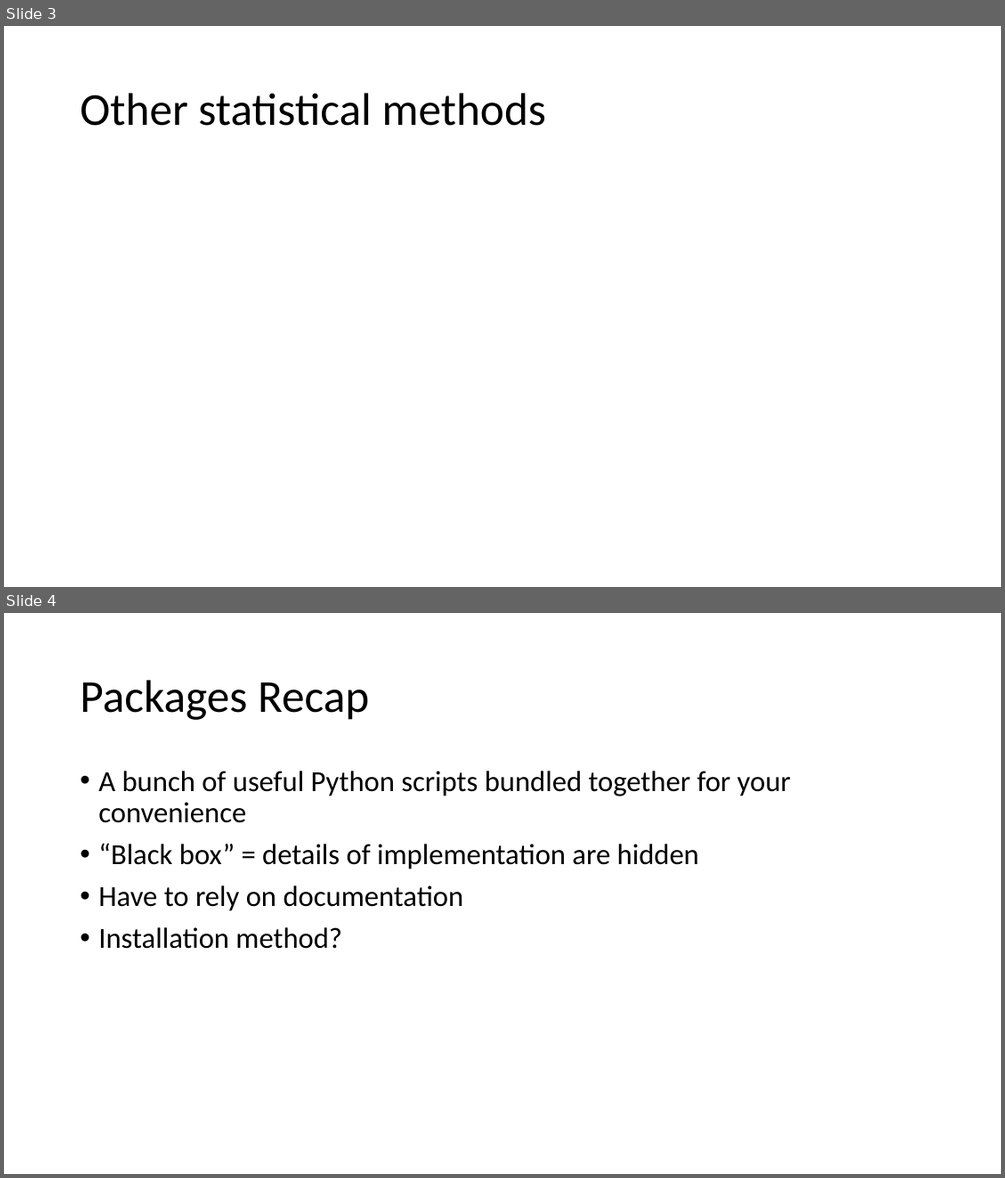
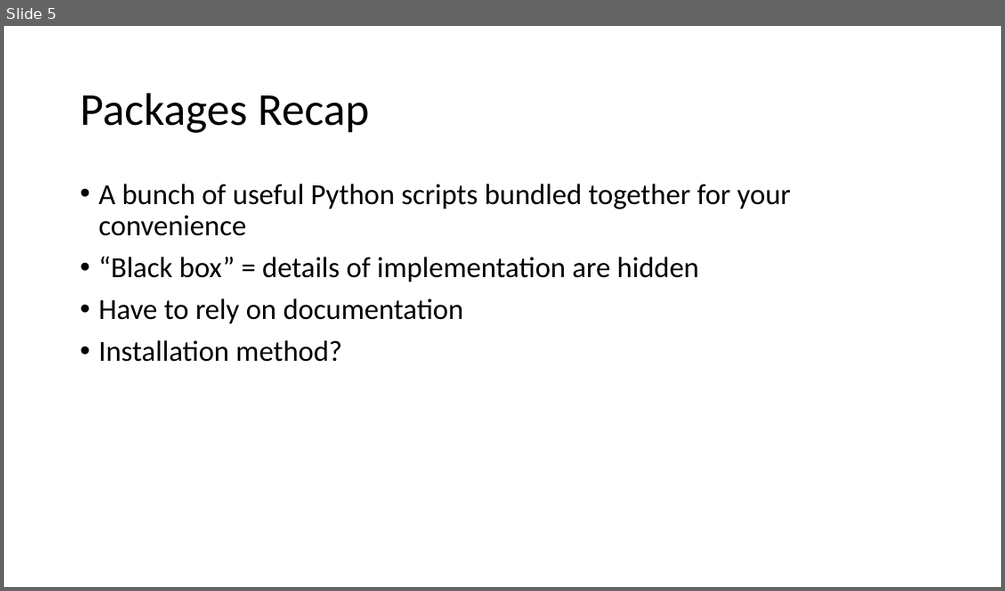
Before and after one commit to cchen23/AI4ALL_NLP, a slide deck: Slides/Day8_NLP_MethodsPackages.pptx. Shown one above the other, each under a label of ours: slides 3 and 4 before the commit, slide 5 after it. The pictures are 1005x1178 and 1005x591 pixels, drawn with LibreOffice and Linux fonts; fonts in the diff are those of the drawing. Boxes give left, top, right and bottom in pixels: in the first picture for what was removed or moved away, otherwise in the second. Text is boxed around its words. In the diff, an @@ line names an element or a change of style, - is before the commit and + after.

```diff
--- a/Slides/Day8_NLP_MethodsPackages.pptx
+++ b/Slides/Day8_NLP_MethodsPackages.pptx
@@ slide 3 removed at (4,26,1001,587), background #FFFFFF @@
@@ title removed at (80,93,546,126) @@
-Other statistical methods
@@ what was slide 4 is now slide 5 @@
```
Also in this commit, not shown: 2 slides changed, 2 slides added.
